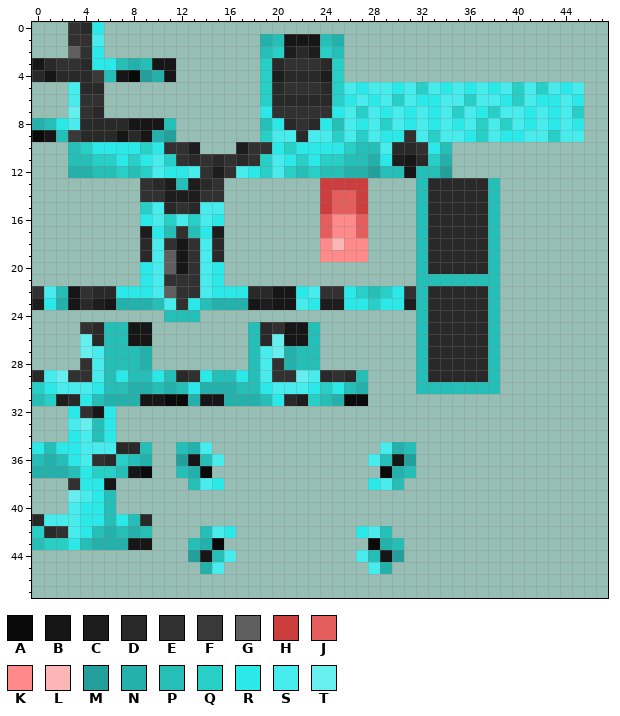
Pixel-art sprite: assets/minecraft/optifine/random/entity/frog/warm_frog4.png. This is how it looked before the edit.
The file is 48x48 pixels. Colours within 5 levels of each other are drawn and written as one.
Palette (. is transparent): A #0a0a0a  B #161616  C #1d1d1d  D #292929  E #313131  F #393939  G #5f5f5f  H #cc3e3e  J #e55e5e  K #ff8a8a  L #fdb6b6  M #23a09c  N #25b1ab  P #26bfb8  Q #28cfc6  R #2be9e9  S #48ecec  T #67efef
After:
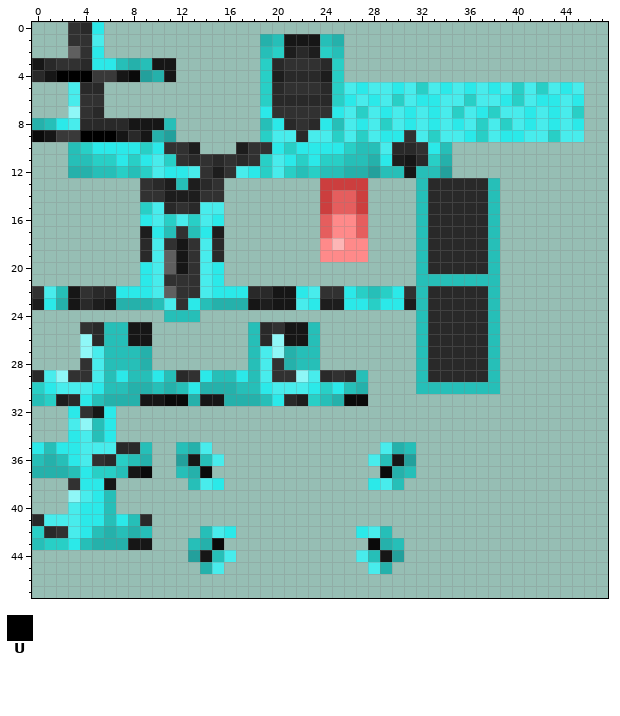
Colours new in this view: U #000000
Commit message: adjusted some frog textures (big eye treefrog)
From old to new:
{"colour":"T","old":"#67efef","new":"#8ff7f7"}
{"y":4,"x":2,"old":"DDD","new":"UUU"}
{"y":4,"x":6,"old":"P","new":"F"}
{"y":9,"x":2,"old":"P","new":"F"}
{"y":9,"x":4,"old":"DDD","new":"UUU"}
{"label":"changed","picture_box":[56,70,116,142]}
{"label":"changed","picture_box":[56,334,92,382]}
{"label":"changed","picture_box":[272,334,308,382]}
{"label":"changed","picture_box":[80,418,92,430]}
{"label":"changed","picture_box":[68,490,80,502]}
